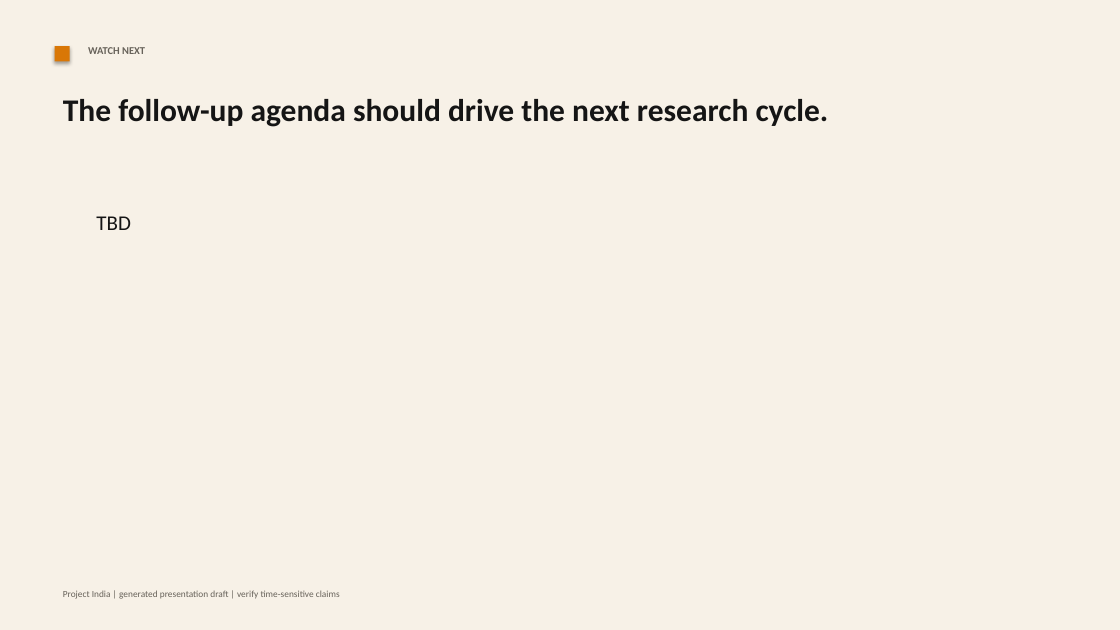
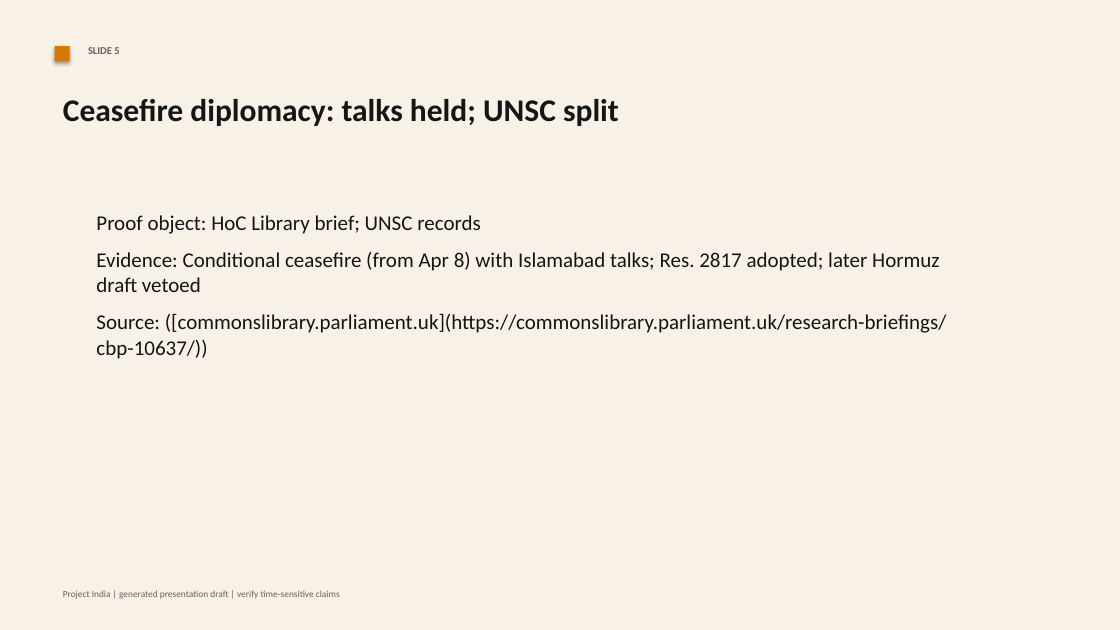
Before and after one commit to knirantar/Project-India, a slide deck: slide 6 of docs/presentations/us-iran-war-2026-generated-deck.pptx (slide 9 before the commit). Drawn at 1120x630 pixels with LibreOffice and Linux fonts; fonts in the diff are those of the drawing. Boxes give left, top, right and bottom in pixels: in the first picture for what was removed or moved away, otherwise in the second. Text is boxed around its words. In the diff, an @@ line names an element or a change of style, - is before the commit and + after.

```diff
--- a/docs/presentations/us-iran-war-2026-generated-deck.pptx
+++ b/docs/presentations/us-iran-war-2026-generated-deck.pptx
@@ text at (x1=88, y1=47, x2=119, y2=54): text changed @@
-WATCH NEXT
+SLIDE 5
@@ text at (x1=63, y1=99, x2=619, y2=126): text changed @@
-The follow-up agenda should drive the next research cycle.
+Ceasefire diplomacy: talks held; UNSC split
@@ text at (x1=96, y1=215, x2=947, y2=359): text changed @@
-TBD
+Proof object: HoC Library brief; UNSC records
+Evidence: Conditional ceasefire (from Apr 8) with Islamabad talks; Res. 2817 adopted; later Hormuz draft vetoed
+Source: ([commonslibrary.parliament.uk](https://commonslibrary.parliament.uk/research-briefings/cbp-10637/))
```
Also in this commit, not shown: 8 other slides changed, 4 slides added, 6 other files.
